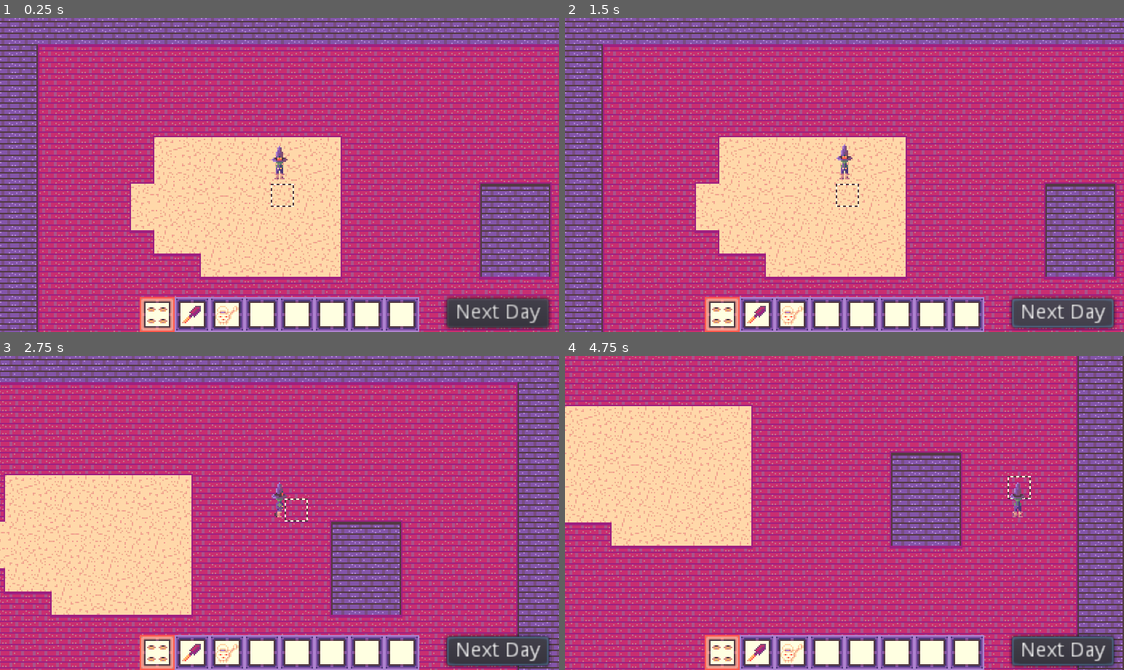
Above: before the commit, frames 1-4 (two rows, left to right).
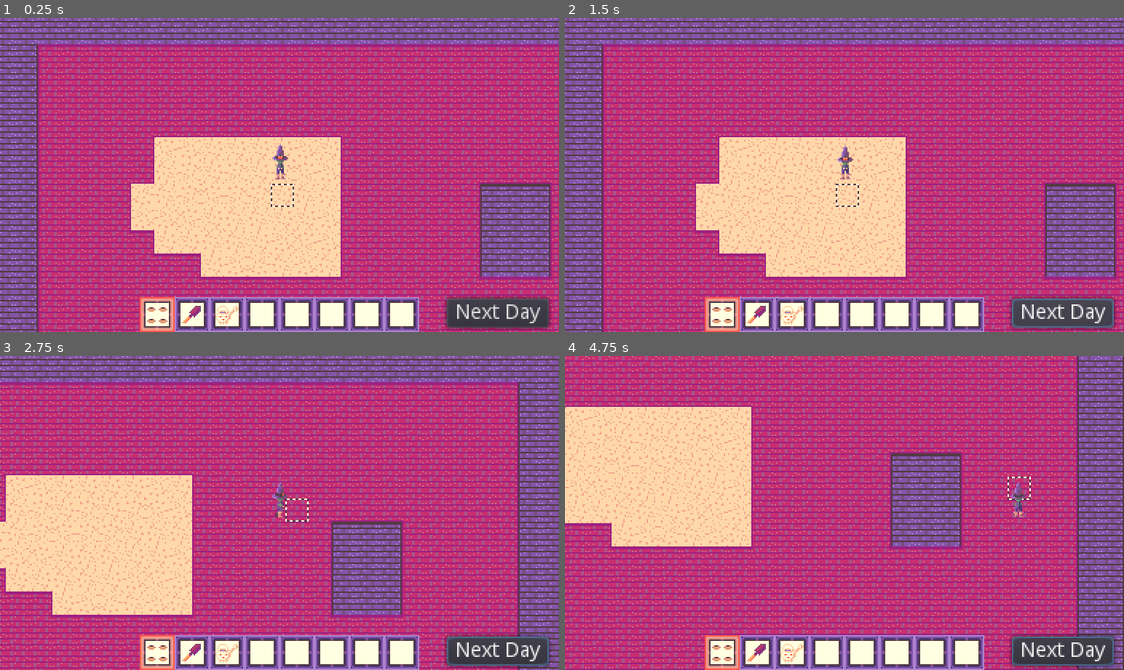
Above: after the commit, the same moments.

Repository: Tourmi/CozyAutumn2022
Game: Godot game, scene res://levels/default_level.tscn
Two runs of this game, one before a commit and one after it. Both use one fixed random seed, a clock stepped at 60 frames per second and the inputs below.
Inputs (mouse positions are in pixels of both pictures, inside the frame that each line leads up to):
- Up to frame 1 (0.25 s): no input
- Up to frame 2 (1.5 s): click "Next Day" at 0.5 s; click "Next Day" at 1.25 s
- Up to frame 3 (2.75 s): tap Enter at 2 s; move the mouse to (402, 497) at 2.02 s; hold D (move_right) from 2.03 s (still down); tap Space (use_tool) at 2.1 s
- Up to frame 4 (4.75 s): move the mouse to (732, 528) at 2.77 s; release D (move_right) at 2.78 s; hold S (move_down) 2.78-3.53 s; tap Mouse wheel down (next_tool) at 2.85 s; tap Space (use_tool) at 3.05, 3.8, 4.35 s; move the mouse to (900, 443) at 3.52 s; hold D (move_right) 3.53-4.28 s; tap Mouse wheel up (previous_tool) at 3.6 s; move the mouse to (816, 575) at 4.27 s; hold W (move_up) from 4.28 s (still down)

The runs differ from the first frame. In frame 1, 0.4% of the frame differs, in the area x 48-99%, y 40-99%; in frame 2, 0.6%; in frame 3, 12%; in frame 4, 24%, in the area x 0-100%, y 0-100%.

Commit message:
Added seed particles and refactored particle code

Diff:
--- a/entities/player/player.tscn
+++ b/entities/player/player.tscn
@@ -6,6 +6,30 @@
 [ext_resource path="res://entities/player/target_tile.png" type="Texture" id=4]
 [ext_resource path="res://entities/player/camera.gd" type="Script" id=5]
 
+[sub_resource type="AtlasTexture" id=10]
+atlas = ExtResource( 1 )
+region = Rect2( 0, 0, 24, 24 )
+
+[sub_resource type="AtlasTexture" id=11]
+atlas = ExtResource( 1 )
+region = Rect2( 24, 0, 24, 24 )
+
+[sub_resource type="AtlasTexture" id=20]
+atlas = ExtResource( 1 )
+region = Rect2( 0, 144, 24, 24 )
+
+[sub_resource type="AtlasTexture" id=21]
+atlas = ExtResource( 1 )
+region = Rect2( 24, 144, 24, 24 )
+
+[sub_resource type="AtlasTexture" id=8]
+atlas = ExtResource( 1 )
+region = Rect2( 0, 48, 24, 24 )
+
+[sub_resource type="AtlasTexture" id=7]
+atlas = ExtResource( 1 )
+region = Rect2( 24, 48, 24, 24 )
+
 [sub_resource type="AtlasTexture" id=1]
 atlas = ExtResource( 1 )
 region = Rect2( 0, 96, 24, 24 )
@@ -14,6 +38,38 @@
 atlas = ExtResource( 1 )
 region = Rect2( 24, 96, 24, 24 )
 
+[sub_resource type="AtlasTexture" id=12]
+atlas = ExtResource( 1 )
+region = Rect2( 0, 24, 24, 24 )
+
+[sub_resource type="AtlasTexture" id=13]
+atlas = ExtResource( 1 )
+region = Rect2( 24, 24, 24, 24 )
+
+[sub_resource type="AtlasTexture" id=14]
+atlas = ExtResource( 1 )
+region = Rect2( 48, 24, 24, 24 )
+
+[sub_resource type="AtlasTexture" id=15]
+atlas = ExtResource( 1 )
+region = Rect2( 72, 24, 24, 24 )
+
+[sub_resource type="AtlasTexture" id=16]
+atlas = ExtResource( 1 )
+region = Rect2( 0, 168, 24, 24 )
+
+[sub_resource type="AtlasTexture" id=17]
+atlas = ExtResource( 1 )
+region = Rect2( 24, 168, 24, 24 )
+
+[sub_resource type="AtlasTexture" id=18]
+atlas = ExtResource( 1 )
+region = Rect2( 48, 168, 24, 24 )
+
+[sub_resource type="AtlasTexture" id=19]
+atlas = ExtResource( 1 )
+region = Rect2( 72, 168, 24, 24 )
+
 [sub_resource type="AtlasTexture" id=3]
 atlas = ExtResource( 1 )
 region = Rect2( 0, 72, 24, 24 )
@@ -30,143 +86,87 @@
 atlas = ExtResource( 1 )
 region = Rect2( 72, 72, 24, 24 )
 
-[sub_resource type="AtlasTexture" id=7]
-atlas = ExtResource( 1 )
-region = Rect2( 24, 48, 24, 24 )
-
-[sub_resource type="AtlasTexture" id=8]
-atlas = ExtResource( 1 )
-region = Rect2( 0, 48, 24, 24 )
+[sub_resource type="AtlasTexture" id=22]
+atlas = ExtResource( 1 )
+region = Rect2( 0, 120, 24, 24 )
+
+[sub_resource type="AtlasTexture" id=23]
+atlas = ExtResource( 1 )
+region = Rect2( 24, 120, 24, 24 )
+
+[sub_resource type="AtlasTexture" id=24]
+atlas = ExtResource( 1 )
+region = Rect2( 48, 120, 24, 24 )
+
+[sub_resource type="AtlasTexture" id=25]
+atlas = ExtResource( 1 )
+region = Rect2( 72, 120, 24, 24 )
 
 [sub_resource type="AtlasTexture" id=9]
 atlas = ExtResource( 1 )
 region = Rect2( 24, 0, 24, 24 )
-
-[sub_resource type="AtlasTexture" id=10]
-atlas = ExtResource( 1 )
-region = Rect2( 0, 0, 24, 24 )
-
-[sub_resource type="AtlasTexture" id=11]
-atlas = ExtResource( 1 )
-region = Rect2( 24, 0, 24, 24 )
-
-[sub_resource type="AtlasTexture" id=12]
-atlas = ExtResource( 1 )
-region = Rect2( 0, 24, 24, 24 )
-
-[sub_resource type="AtlasTexture" id=13]
-atlas = ExtResource( 1 )
-region = Rect2( 24, 24, 24, 24 )
-
-[sub_resource type="AtlasTexture" id=14]
-atlas = ExtResource( 1 )
-region = Rect2( 48, 24, 24, 24 )
-
-[sub_resource type="AtlasTexture" id=15]
-atlas = ExtResource( 1 )
-region = Rect2( 72, 24, 24, 24 )
-
-[sub_resource type="AtlasTexture" id=16]
-atlas = ExtResource( 1 )
-region = Rect2( 0, 168, 24, 24 )
-
-[sub_resource type="AtlasTexture" id=17]
-atlas = ExtResource( 1 )
-region = Rect2( 24, 168, 24, 24 )
-
-[sub_resource type="AtlasTexture" id=18]
-atlas = ExtResource( 1 )
-region = Rect2( 48, 168, 24, 24 )
-
-[sub_resource type="AtlasTexture" id=19]
-atlas = ExtResource( 1 )
-region = Rect2( 72, 168, 24, 24 )
-
-[sub_resource type="AtlasTexture" id=20]
-atlas = ExtResource( 1 )
-region = Rect2( 0, 144, 24, 24 )
-
-[sub_resource type="AtlasTexture" id=21]
-atlas = ExtResource( 1 )
-region = Rect2( 24, 144, 24, 24 )
-
-[sub_resource type="AtlasTexture" id=22]
-atlas = ExtResource( 1 )
-region = Rect2( 0, 120, 24, 24 )
-
-[sub_resource type="AtlasTexture" id=23]
-atlas = ExtResource( 1 )
-region = Rect2( 24, 120, 24, 24 )
-
-[sub_resource type="AtlasTexture" id=24]
-atlas = ExtResource( 1 )
-region = Rect2( 48, 120, 24, 24 )
-
-[sub_resource type="AtlasTexture" id=25]
-atlas = ExtResource( 1 )
-region = Rect2( 72, 120, 24, 24 )
 
 [sub_resource type="SpriteFrames" id=26]
 animations = [ {
+"frames": [ SubResource( 10 ), SubResource( 11 ) ],
+"loop": true,
+"name": "idle_down",
+"speed": 2.0
+}, {
+"frames": [ SubResource( 20 ), SubResource( 21 ) ],
+"loop": true,
+"name": "idle_left",
+"speed": 2.0
+}, {
+"frames": [ SubResource( 8 ), SubResource( 7 ) ],
+"loop": true,
+"name": "idle_right",
+"speed": 2.0
+}, {
 "frames": [ SubResource( 1 ), SubResource( 2 ) ],
 "loop": true,
 "name": "idle_up",
 "speed": 2.0
 }, {
+"frames": [ SubResource( 12 ), SubResource( 13 ), SubResource( 14 ), SubResource( 15 ) ],
+"loop": true,
+"name": "move_down",
+"speed": 4.0
+}, {
+"frames": [ SubResource( 16 ), SubResource( 17 ), SubResource( 18 ), SubResource( 19 ) ],
+"loop": true,
+"name": "move_left",
+"speed": 4.0
+}, {
 "frames": [ SubResource( 3 ), SubResource( 4 ), SubResource( 5 ), SubResource( 6 ) ],
 "loop": true,
 "name": "move_right",
 "speed": 4.0
 }, {
+"frames": [ SubResource( 22 ), SubResource( 23 ), SubResource( 24 ), SubResource( 25 ) ],
+"loop": true,
+"name": "move_up",
+"speed": 4.0
+}, {
+"frames": [ SubResource( 9 ) ],
+"loop": true,
+"name": "using_tool_down",
+"speed": 1.0
+}, {
+"frames": [ SubResource( 21 ) ],
+"loop": true,
+"name": "using_tool_left",
+"speed": 1.0
+}, {
 "frames": [ SubResource( 7 ) ],
 "loop": true,
 "name": "using_tool_right",
 "speed": 1.0
 }, {
-"frames": [ SubResource( 8 ), SubResource( 7 ) ],
-"loop": true,
-"name": "idle_right",
-"speed": 2.0
-}, {
 "frames": [ SubResource( 2 ) ],
 "loop": true,
 "name": "using_tool_up",
 "speed": 1.0
-}, {
-"frames": [ SubResource( 9 ) ],
-"loop": true,
-"name": "using_tool_down",
-"speed": 1.0
-}, {
-"frames": [ SubResource( 10 ), SubResource( 11 ) ],
-"loop": true,
-"name": "idle_down",
-"speed": 2.0
-}, {
-"frames": [ SubResource( 12 ), SubResource( 13 ), SubResource( 14 ), SubResource( 15 ) ],
-"loop": true,
-"name": "move_down",
-"speed": 4.0
-}, {
-"frames": [ SubResource( 16 ), SubResource( 17 ), SubResource( 18 ), SubResource( 19 ) ],
-"loop": true,
-"name": "move_left",
-"speed": 4.0
-}, {
-"frames": [ SubResource( 20 ), SubResource( 21 ) ],
-"loop": true,
-"name": "idle_left",
-"speed": 2.0
-}, {
-"frames": [ SubResource( 21 ) ],
-"loop": true,
-"name": "using_tool_left",
-"speed": 1.0
-}, {
-"frames": [ SubResource( 22 ), SubResource( 23 ), SubResource( 24 ), SubResource( 25 ) ],
-"loop": true,
-"name": "move_up",
-"speed": 4.0
 } ]
 
 [sub_resource type="RectangleShape2D" id=27]
@@ -208,7 +208,6 @@
 position = Vector2( 0.5, -9 )
 frames = SubResource( 26 )
 animation = "idle_down"
-frame = 1
 playing = true
 
 [node name="CollisionShape2D" type="CollisionShape2D" parent="."]
@@ -217,6 +216,9 @@
 [node name="Camera2D" type="Camera2D" parent="."]
 current = true
 script = ExtResource( 5 )
+
+[node name="Listener2D" type="Listener2D" parent="Camera2D"]
+current = true
 
 [node name="Target" type="Node2D" parent="."]
 show_behind_parent = true
@@ -226,6 +228,6 @@
 
 [node name="AnimatedSprite" type="AnimatedSprite" parent="Target"]
 frames = SubResource( 32 )
-frame = 2
+frame = 3
 playing = true
 centered = false
--- /dev/null
+++ b/entities/tools/seeds/seed_particles.tscn
@@ -0,0 +1,67 @@
+[gd_scene load_steps=3 format=2]
+
+[ext_resource path="res://entities/particles/particles.gd" type="Script" id=1]
+
+[sub_resource type="Curve" id=1]
+_data = [ Vector2( 0, 1 ), 0.0, 0.0, 0, 0, Vector2( 1, 0.490909 ), 0.0, 0.0, 0, 0 ]
+
+[node name="Seed Particles" type="Node2D"]
+script = ExtResource( 1 )
+particles = [ NodePath("CPUParticles2D3"), NodePath("CPUParticles2D"), NodePath("CPUParticles2D2") ]
+
+[node name="CPUParticles2D3" type="CPUParticles2D" parent="."]
+emitting = false
+lifetime = 0.33
+one_shot = true
+explosiveness = 0.2
+randomness = 0.25
+lifetime_randomness = 0.1
+local_coords = false
+emission_shape = 2
+emission_rect_extents = Vector2( 2, 4 )
+direction = Vector2( 0, -1 )
+spread = 60.0
+initial_velocity = 24.0
+initial_velocity_random = 0.11
+scale_amount = 0.5
+scale_amount_random = 1.0
+scale_amount_curve = SubResource( 1 )
+color = Color( 0.827451, 0.556863, 0.517647, 1 )
+
+[node name="CPUParticles2D" type="CPUParticles2D" parent="."]
+emitting = false
+lifetime = 0.33
+one_shot = true
+explosiveness = 0.2
+randomness = 0.25
+lifetime_randomness = 0.1
+local_coords = false
+emission_shape = 2
+emission_rect_extents = Vector2( 2, 4 )
+direction = Vector2( 0, -1 )
+spread = 60.0
+initial_velocity = 24.0
+initial_velocity_random = 0.11
+scale_amount = 2.0
+scale_amount_random = 1.0
+scale_amount_curve = SubResource( 1 )
+color = Color( 0.32549, 0.227451, 0.266667, 1 )
+
+[node name="CPUParticles2D2" type="CPUParticles2D" parent="."]
+emitting = false
+lifetime = 0.33
+one_shot = true
+explosiveness = 0.2
+randomness = 0.25
+lifetime_randomness = 0.1
+local_coords = false
+emission_shape = 2
+emission_rect_extents = Vector2( 2, 4 )
+direction = Vector2( 0, -1 )
+spread = 60.0
+initial_velocity = 24.0
+initial_velocity_random = 0.11
+scale_amount = 2.0
+scale_amount_random = 1.0
+scale_amount_curve = SubResource( 1 )
+color = Color( 0.827451, 0.556863, 0.517647, 1 )
--- a/entities/tools/seeds/seeds.gd
+++ b/entities/tools/seeds/seeds.gd
@@ -19,3 +19,6 @@
 func _on_timer_timeout():
 	Utils.get_map().try_plant_seed(_seed_data, Utils.to_tile_index(_to_plant_location))
 	._on_timer_timeout()
+
+func _get_particles_scene() -> PackedScene:
+	return preload("res://entities/tools/seeds/seed_particles.tscn")
--- a/entities/tools/shovel/shovel.gd
+++ b/entities/tools/shovel/shovel.gd
@@ -1,7 +1,5 @@
 class_name Shovel
 extends Tool
-
-var particles : PackedScene = preload("res://entities/tools/shovel/shovel_particles.tscn")
 
 func _ready():
 	icon = preload("res://entities/tools/shovel/shovel.png")
@@ -11,13 +9,12 @@
 func use_tool(global_pos : Vector2) -> void:
 	_to_dig_location = Utils.get_tile_location(global_pos)
 	if Utils.get_map().can_turn_soil(Utils.to_tile_index(_to_dig_location)):
-		var particles_inst = particles.instance() as Game_Particles
-		get_tree().root.add_child(particles_inst)
-		particles_inst.global_position = global_pos + Vector2(8, 8)
-		particles_inst.play()
 		.use_tool(global_pos)
 	else: emit_signal("finished_using")
 
 func _on_timer_timeout():
 	Utils.get_map().try_turn_soil(Utils.to_tile_index(_to_dig_location))
 	._on_timer_timeout()
+
+func _get_particles_scene() -> PackedScene:
+	return preload("res://entities/tools/shovel/shovel_particles.tscn")
--- a/entities/tools/tool.gd
+++ b/entities/tools/tool.gd
@@ -8,7 +8,8 @@
 
 var _timer : Timer
 
-func use_tool(_global_pos : Vector2) -> void:
+func use_tool(global_pos : Vector2) -> void:
+	_play_particles(global_pos)
 	_timer = Timer.new()
 	_timer.one_shot = true
 	var err = _timer.connect("timeout", self, "_on_timer_timeout")
@@ -22,3 +23,13 @@
 
 func _can_use_tool() -> bool:
 	return true
+
+func _get_particles_scene() -> PackedScene:
+	return null
+
+func _play_particles(global_pos : Vector2) -> void:
+	var particles_scene := _get_particles_scene()
+	var particles_inst = particles_scene.instance() as Game_Particles
+	get_tree().root.add_child(particles_inst)
+	particles_inst.global_position = global_pos + Vector2(8, 8)
+	particles_inst.play()
--- a/entities/tools/water_can/water_can.gd
+++ b/entities/tools/water_can/water_can.gd
@@ -1,7 +1,6 @@
 class_name WaterCan
 extends Tool
 
-var particles : PackedScene = preload("res://entities/tools/water_can/water_can_particles.tscn")
 var _to_water_location : Vector2
 
 func _ready():
@@ -10,13 +9,12 @@
 func use_tool(global_pos : Vector2) -> void:
 	_to_water_location = Utils.get_tile_location(global_pos)
 	if Utils.get_map().can_water_soil(Utils.to_tile_index(_to_water_location)):
-		var particles_inst = particles.instance() as Game_Particles
-		get_tree().root.add_child(particles_inst)
-		particles_inst.global_position = global_pos + Vector2(8, 8)
-		particles_inst.play()
 		.use_tool(global_pos)
 	else: emit_signal("finished_using")
 
 func _on_timer_timeout():
 	Utils.get_map().try_water_soil(Utils.to_tile_index(_to_water_location))
 	._on_timer_timeout()
+
+func _get_particles_scene() -> PackedScene:
+	return preload("res://entities/tools/water_can/water_can_particles.tscn")
--- a/project.godot
+++ b/project.godot
@@ -143,7 +143,7 @@
 window/size/height=216
 window/size/test_width=1920
 window/size/test_height=1080
-window/stretch/mode="2d"
+window/stretch/mode="viewport"
 window/stretch/aspect="keep"
 
 [input]
